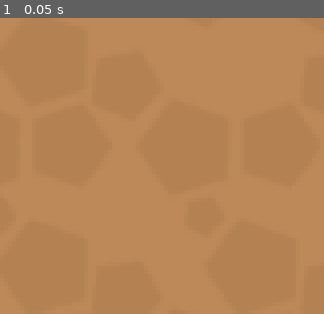
Above: before the commit, frame 1.
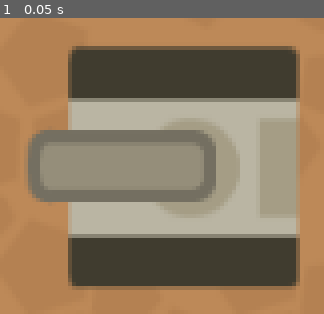
Above: after the commit, the same moment.

Repository: Mrdarx444/Tanks-War-Demo
Game: Godot game, scene res://Game/Main/world.tscn
Two runs of this game, one before a commit and one after it. Both use one fixed random seed, a clock stepped at 60 frames per second and the inputs below.
Inputs:
- Up to frame 1 (0.05 s): no input

The runs differ from the first frame. In frame 1, 62% of the frame differs, in the area x 8-93%, y 9-92%.

Commit message:
Create Tank Scene & Class (SIMPLE)

Diff:
--- a/Game/Main/world.tscn
+++ b/Game/Main/world.tscn
@@ -1,6 +1,7 @@
 [gd_scene format=3 uid="uid://bpcydkt0qhl8c"]
 
 [ext_resource type="Texture2D" uid="uid://l3n021yi0fyo" path="res://Assets/Environment/dirt.png" id="1_epeik"]
+[ext_resource type="PackedScene" uid="uid://it42gx4m3hv8" path="res://Game/Tank/tank.tscn" id="2_e8vrx"]
 
 [node name="World" type="Node2D" unique_id=1549251422]
 
@@ -9,3 +10,6 @@
 texture = ExtResource("1_epeik")
 region_enabled = true
 region_rect = Rect2(-2099.4653, -1052.7998, 4414.7026, 2268.4243)
+
+[node name="Tank" parent="." unique_id=640536007 instance=ExtResource("2_e8vrx")]
+position = Vector2(438, 245)
--- /dev/null
+++ b/Game/Tank/tank.gd
@@ -0,0 +1,2 @@
+extends CharacterBody2D
+class_name Tank
--- /dev/null
+++ b/Game/Tank/tank.tscn
@@ -0,0 +1,23 @@
+[gd_scene format=3 uid="uid://it42gx4m3hv8"]
+
+[ext_resource type="Texture2D" uid="uid://dqqpyhwhyvpkt" path="res://Assets/Tanks/tankBeige.png" id="1_2gvc0"]
+[ext_resource type="Script" uid="uid://eocejwm25832" path="res://Game/Tank/tank.gd" id="1_m2anm"]
+[ext_resource type="Texture2D" uid="uid://b4t7aat743i77" path="res://Assets/Tanks/barrelBeige_outline.png" id="2_bs6b0"]
+
+[node name="Tank" type="CharacterBody2D" unique_id=640536007]
+motion_mode = 1
+script = ExtResource("1_m2anm")
+
+[node name="Body" type="Sprite2D" parent="." unique_id=1593303548]
+rotation = -1.5707964
+texture = ExtResource("1_2gvc0")
+
+[node name="Pivot" type="Node2D" parent="." unique_id=575872332]
+
+[node name="Cannon" type="Sprite2D" parent="Pivot" unique_id=1406864899]
+position = Vector2(-19, 0)
+rotation = -1.5707964
+texture = ExtResource("2_bs6b0")
+
+[node name="Muzzle" type="Marker2D" parent="Pivot" unique_id=1821770047]
+position = Vector2(-35, 0)
Not shown, added: Game/Tank/tank.gd.uid
